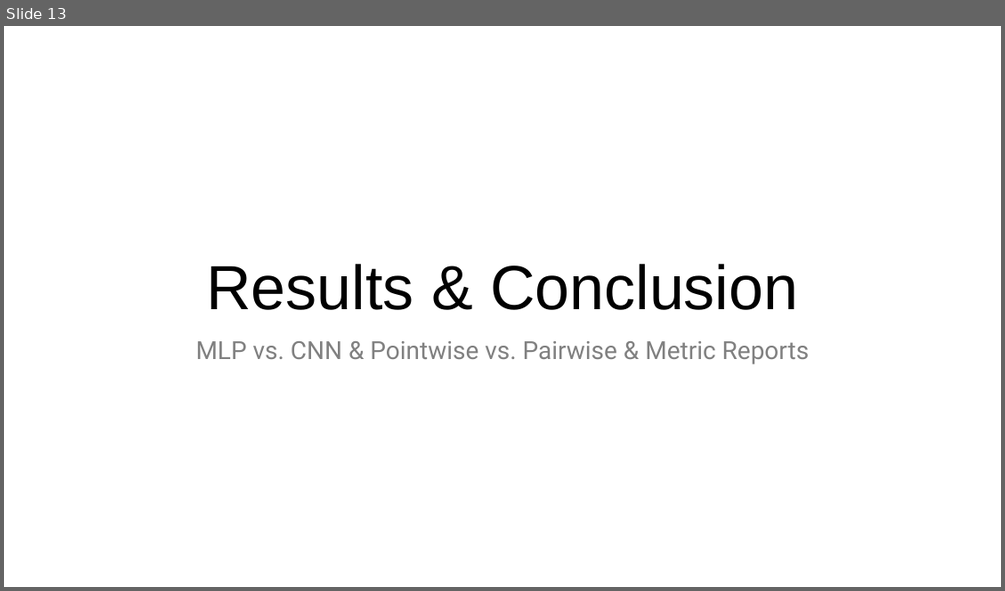
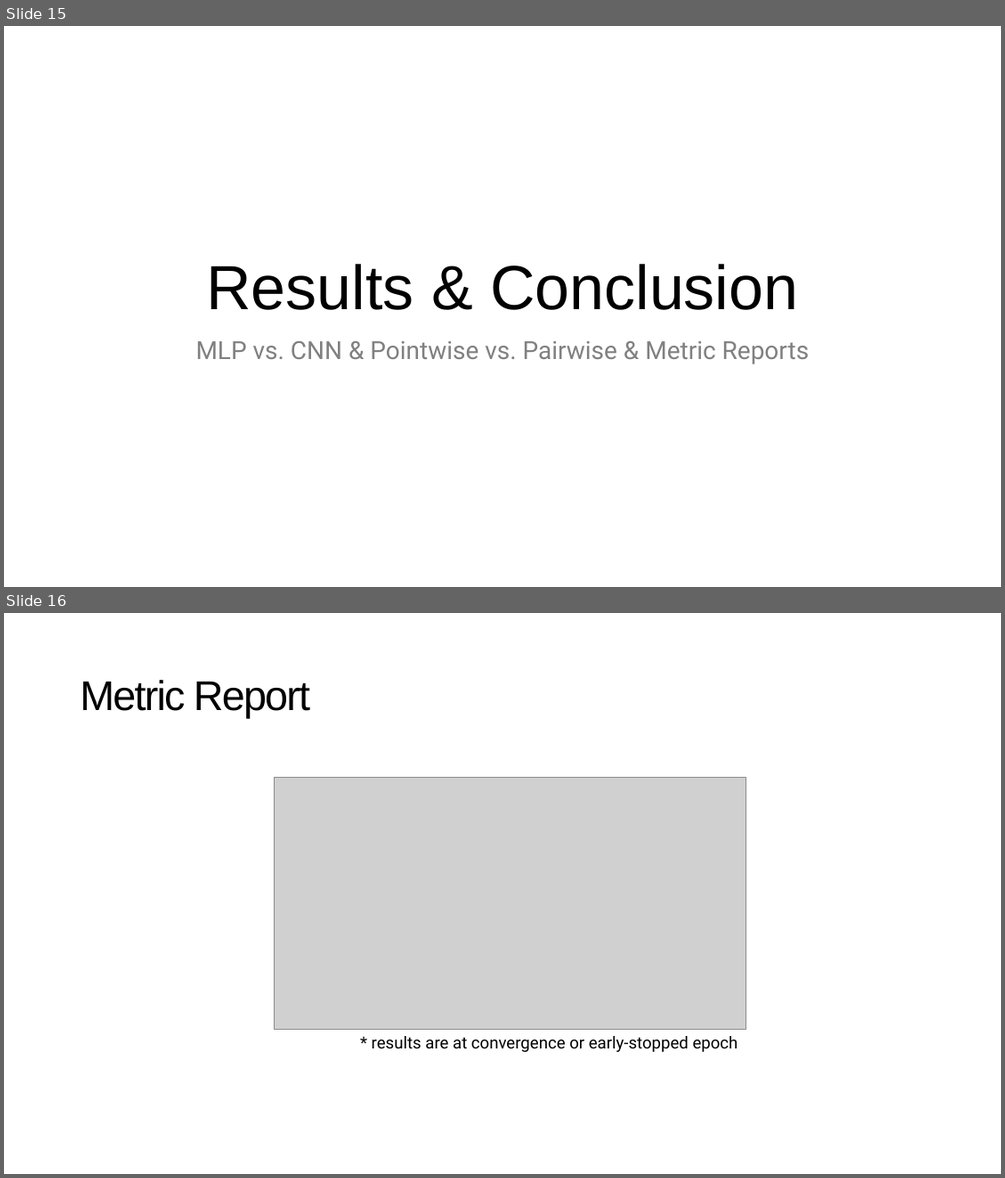
Before and after one commit to NaiL23/ShanghaiTech-CS177H-MSA-Scoring, a slide deck: report/presentation.pptx. Shown one above the other, each under a label of ours: slide 13 before the commit, slides 15 and 16 after it. The pictures are 1005x591 and 1005x1178 pixels, drawn with LibreOffice and Linux fonts; fonts in the diff are those of the drawing; grey boxes stand for pictures. Boxes give left, top, right and bottom in pixels: in the first picture for what was removed or moved away, otherwise in the second. Text is boxed around its words. In the diff, an @@ line names an element or a change of style, - is before the commit and + after.

```diff
--- a/report/presentation.pptx
+++ b/report/presentation.pptx
@@ slide 16 added at (4,613,1001,1174), background #FFFFFF @@
@@ title added at (80,680,310,718), 40 pt, text #000000 @@
+Metric Report
@@ picture added at (274,778,745,1030) @@
@@ text added at (372,1036,738,1052), 16 pt, text #000000 @@
+* results are at convergence or early-stopped epoch
@@ what was slide 13 is now slide 15 @@
```
Also in this commit, not shown: 9 slides changed, 5 other slides added, 1 slide removed, 4 other files.
